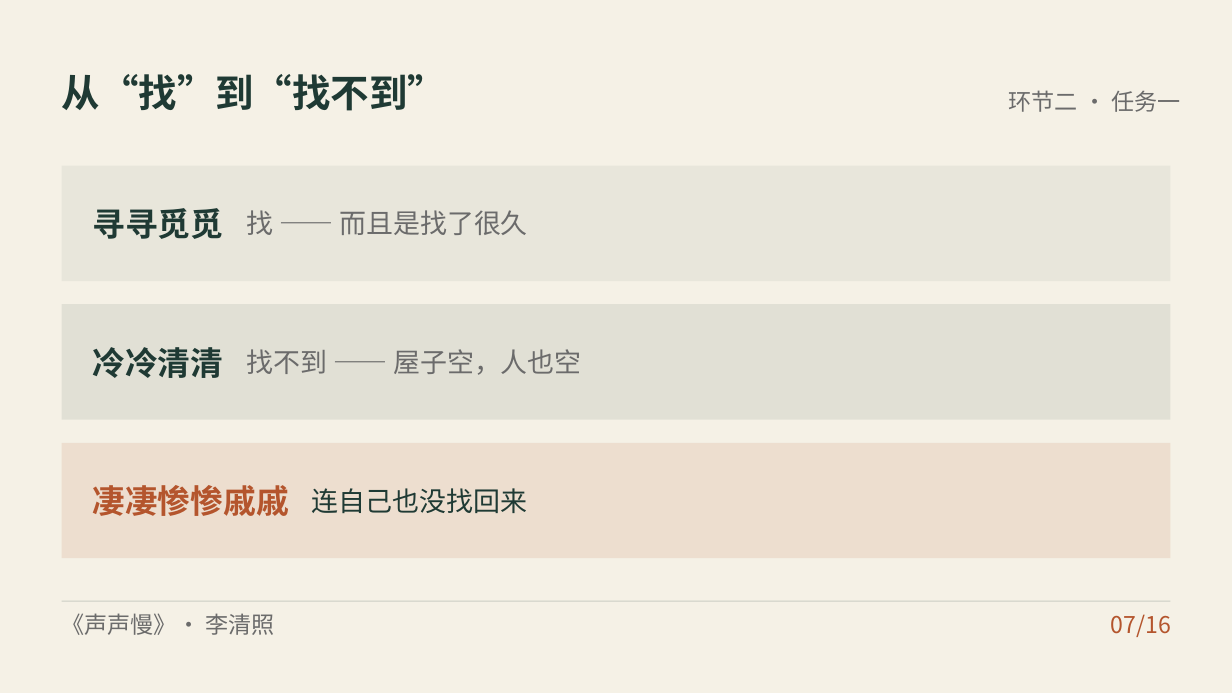
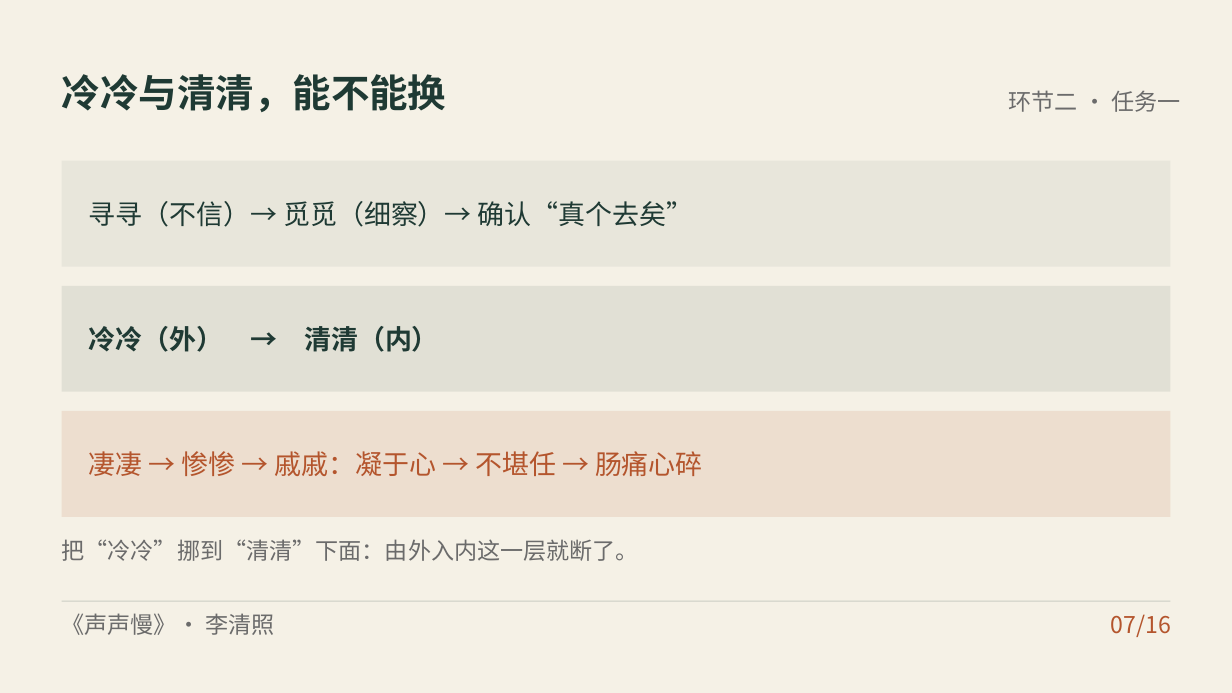
Before and after one commit to zhshy/gaozhong-yuwen-design-orchestrator, a slide deck: slide 7 of examples/声声慢/课件/声声慢.pptx. Drawn at 1232x693 pixels with LibreOffice and Linux fonts; fonts in the diff are those of the drawing. Boxes give left, top, right and bottom in pixels: in the first picture for what was removed or moved away, otherwise in the second. Text is boxed around its words. In the diff, an @@ line names an element or a change of style, - is before the commit and + after.

Commit message:
refactor: 《声声慢》示例按新鉴赏角度整篇重做（2.4.1）
验证 2.4.0 那套角度能不能真的跑出不一样的东西。骨架（十二节、
Σ=45、检测含量规+修订+再验证、红线项）一字未动，换的是角度。

叠字：上一版分"动作/状态"两堆 → 按傅庚生七级分层次，追问"冷冷"
挪到"清清"下面坏掉的是什么（角度二+四）。
意象：上一版分"旧时/如今"两栏 → 找前人的出处（语码）：雁（雁足
传书·归雁洛阳边）、梧桐（寂寞梧桐深院·梧桐树三更雨），再比这一
首怎么转向"如今"（角度五）。
末句：上一版只设计朗读处理 → 加两条反面评价：许昂霄"此词颇带
伧气"、陈廷焯"此不过奇笔耳，并非高调"，要求举词句表态（角度八
+六）。量规优秀档要替对方说出理由。

困难机制：概念混淆 → **缺比较维度**（说得出"好"，说不出"比什么
好、深在哪"）。
诊断任务：三个词写形容词 → **"这十四个字好在哪"**，把学生的皮
相答案原样抄黑板，与叶/傅/陈三家的批评正对；推翻条件写在教案。
再验证：「憔悴损」的主语 → **「守着窗儿，独自怎生得黑」的动词
"得"**（叶嘉莹所讲，"得"=能够）。
卡口：附一由四卡口增至四卡口 + **技法层卡口**。

四份全换：母本 3928／教案 2547／学案 1278／说课稿 2975 汉字
（仍在 2700-3300 区间）。
教学设计 Word 重出：HTML 门禁 100 分（修一处"二级标题后缺导
语"），转换预检通过。
课件 16 页全部重做（页序随三个新任务重排），抽查第 2/6/9/14 页
布局检查通过；页数、页码、顺序核对无重复。STORY.md 与 DESIGN.md
同步重写。根 README 示例节同步改写。

```diff
--- a/examples/声声慢/课件/声声慢.pptx
+++ b/examples/声声慢/课件/声声慢.pptx
@@ text removed at [62,74,447,111] @@
-从“找”到“找不到”
@@ text added at [62,74,447,112], 30 pt, text #1F3A34, bold @@
+冷冷与清清，能不能换
@@ rectangle: place and size @@
-rectangle at [62,165,1171,281]
+rectangle at [62,161,1171,267]
@@ text added at [89,201,694,227], 21 pt, text #1F3A34 @@
+寻寻（不信）→ 觅觅（细察）→ 确认“真个去矣”
@@ text removed at [92,208,223,239] @@
-寻寻觅觅
@@ text removed at [246,210,528,235] @@
-找 —— 而且是找了很久
@@ rectangle: place and size @@
-rectangle at [62,304,1171,420]
+rectangle at [62,286,1171,392]
@@ text at [89,326,439,352]: text changed; size 25.5 to 21 pt @@
-冷冷清清
+冷冷（外） → 清清（内）
@@ text removed at [246,349,582,375] @@
-找不到 —— 屋子空，人也空
@@ rectangle: place and size @@
-rectangle at [62,443,1171,558]
+rectangle at [62,411,1171,518]
@@ text added at [89,451,703,476], 21 pt, text #B4552D @@
+凄凄 → 惨惨 → 戚戚：凝于心 → 不堪任 → 肠痛心碎
@@ text removed at [92,485,289,516] @@
-凄凄惨惨戚戚
@@ text removed at [312,488,528,513] @@
-连自己也没找回来
@@ text added at [62,539,639,561], 18 pt, text #6B6B6B @@
+把“冷冷”挪到“清清”下面：由外入内这一层就断了。
```
Also in this commit, not shown: 12 other slides changed, 2 slides added, 2 slides removed, 26 other files.
